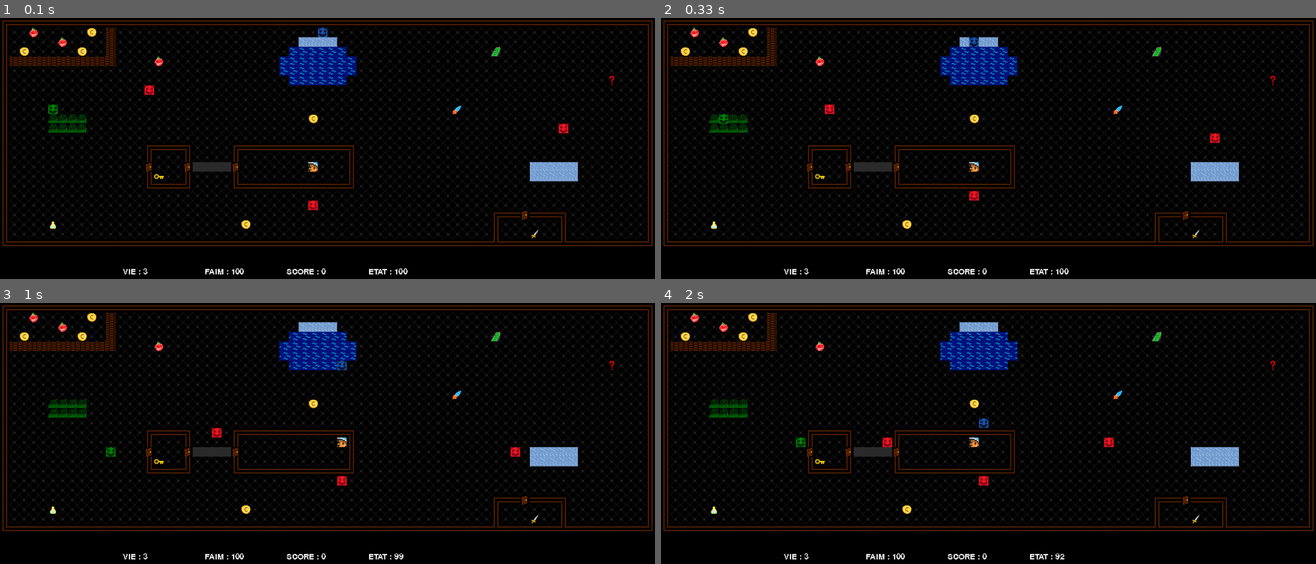
Above: before the commit, frames 1-4 (two rows, left to right).
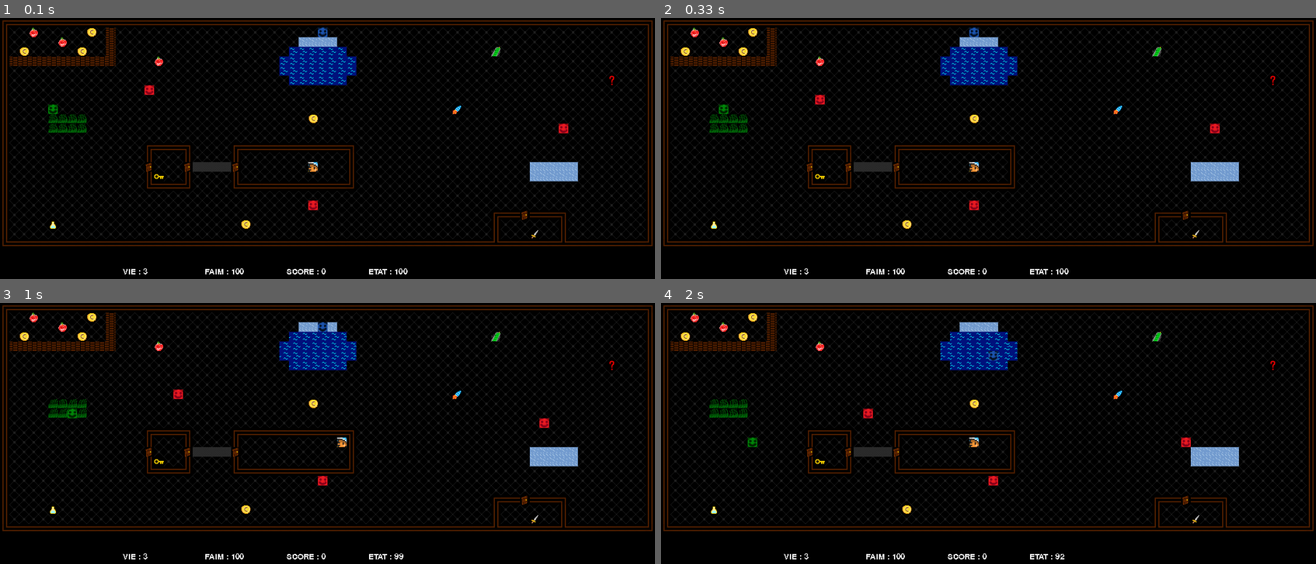
Above: after the commit, the same moments.

Repository: LouisJustinTALLOT/Hackathon-Bellon-Gstalter-Tallot
Game: pygame game, started from main.py
Two runs of this game, one before a commit and one after it. Both use one fixed random seed, a clock stepped at 60 frames per second and the inputs below.
Inputs:
- Up to frame 1 (0.1 s): no input
- Up to frame 2 (0.33 s): no input
- Up to frame 3 (1 s): hold Right 0.33-0.8 s; hold Up from 0.83 s (still down)
- Up to frame 4 (2 s): release Up at 1.13 s; hold Right 1.17-1.63 s; hold Left from 1.67 s (still down)

Frame 1 is identical in both runs. In frame 2, 0.6% of the frame differs, in the area x 8-86%, y 3-74%; in frame 3, 0.6%; in frame 4, 0.7%, in the area x 8-81%, y 11-70%.

Commit message:
Un peu moins agressifs quand même

Diff:
--- a/src/game.py
+++ b/src/game.py
@@ -8,9 +8,9 @@
 import src.display as display
 import src.heros as heros
 
-def init_level(list_levels, i):
+def init_level(list_levels, num):
     """Initialise les variables au début d'un niveau"""
-    level = list_levels[i]
+    level = list_levels[num]
     mat = level.matrice_niveau
     bool_matrice = np.ones((len(mat), len(mat[0])))
     x0, y0 = level.depart_heros_x, level.depart_heros_y
@@ -22,11 +22,11 @@
     for i in range(n):
         for j in range(m):
             if mat[i][j] == 5 : # on pourra étendre
-                liste_monstres.append(heros.Monstre(j, i, niveau=i+1))
+                liste_monstres.append(heros.Monstre(j, i, niveau=num+1))
             if mat[i][j] == 49:
-                liste_monstres.append(heros.Monstre(j, i, aquatique=True, no=49, niveau=i+1))
+                liste_monstres.append(heros.Monstre(j, i, aquatique=True, no=49, niveau=num+1))
             if mat[i][j] == 50:
-                liste_monstres.append(heros.Monstre(j, i, herbeux=True, no=50, niveau=i+1))
+                liste_monstres.append(heros.Monstre(j, i, herbeux=True, no=50, niveau=num+1))
 
 
 
@@ -42,6 +42,7 @@
     increment_aleatoire_2 = 0
     increment_aleatoire_3 = 0
     compteur_mvt = 0
+    compteur_monstres = 0
 
     while running:
         # la boucle qui tourne dans tout le niveau
@@ -83,7 +84,7 @@
                         return 2
 
         # ici, on fait bouger l'herbe, l'eau.....
-        increment_aleatoire = (increment_aleatoire + 1 )%2
+        increment_aleatoire = (increment_aleatoire + 1 ) %2
         increment_aleatoire_2 = (increment_aleatoire_2 + 1) %5
         increment_aleatoire_3 = (increment_aleatoire_3 + 1) %20
         n, m = len(mat), len(mat[0])
@@ -117,10 +118,14 @@
                     perso.fusee = 1
 
         # puis on déplace les monstres
-        monstre : heros.Monstre
-        compteur_mvt = (compteur_mvt+1)%2
-        for monstre in liste_monstres :
-            monstre.deplace_vers_heros(mat, perso, compteur_mvt)
+        if not compteur_monstres:
+            monstre : heros.Monstre
+            compteur_mvt = (compteur_mvt+1)%2
+            for monstre in liste_monstres :
+                monstre.deplace_vers_heros(mat, perso, compteur_mvt)
+            compteur_monstres = 2
+        else :
+            compteur_monstres -= 1
 
         pg.time.wait(delta_t//perso.fusee)
 
